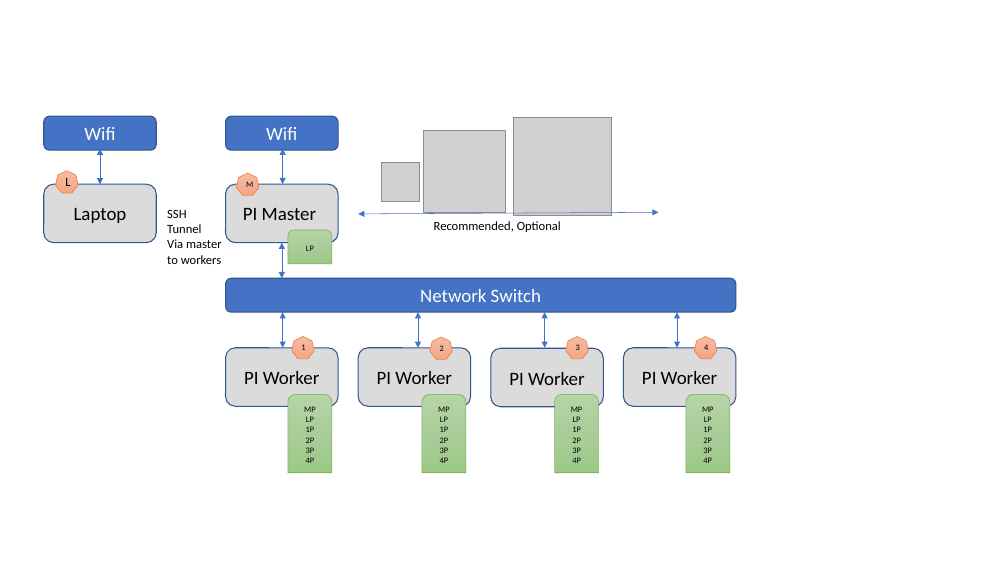
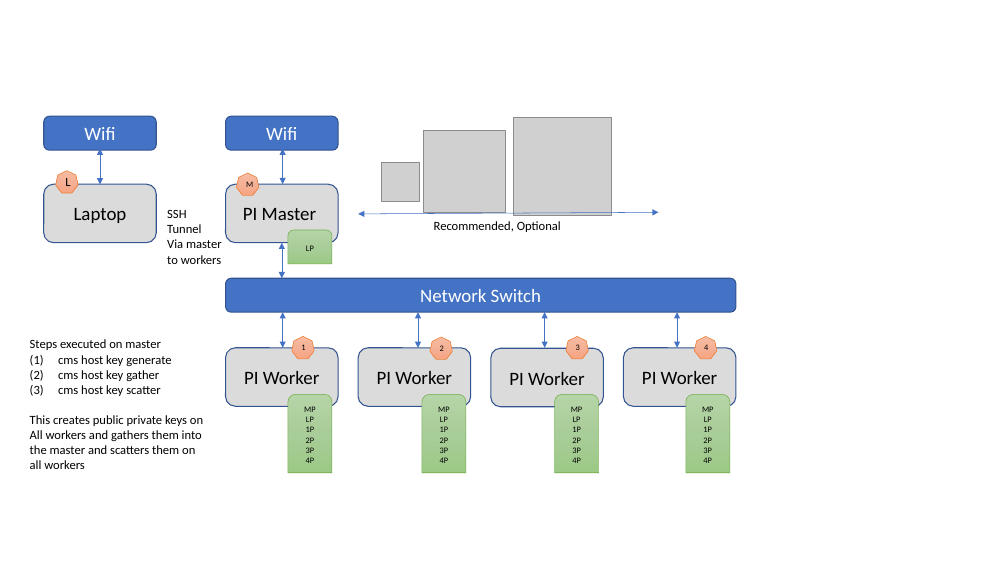
Before and after one commit to cloudmesh/cloudmesh-pi-burn, a slide deck: slide 2 of images/network.pptx. Drawn at 1008x567 pixels with LibreOffice and Linux fonts; fonts in the diff are those of the drawing; grey boxes stand for pictures. Boxes give left, top, right and bottom in pixels: in the first picture for what was removed or moved away, otherwise in the second. Text is boxed around its words. In the diff, an @@ line names an element or a change of style, - is before the commit and + after.

```diff
--- a/images/network.pptx
+++ b/images/network.pptx
@@ text added at (30,339,203,469), 12 pt, text #000000 @@
+Steps executed on master
+(1) cms host key generate
+(2) cms host key gather
+(3) cms host key scatter
+This creates public private keys on
+All workers and gathers them into
+the master and scatters them on
+all workers
```
Also in this commit, not shown: 1 other file.
